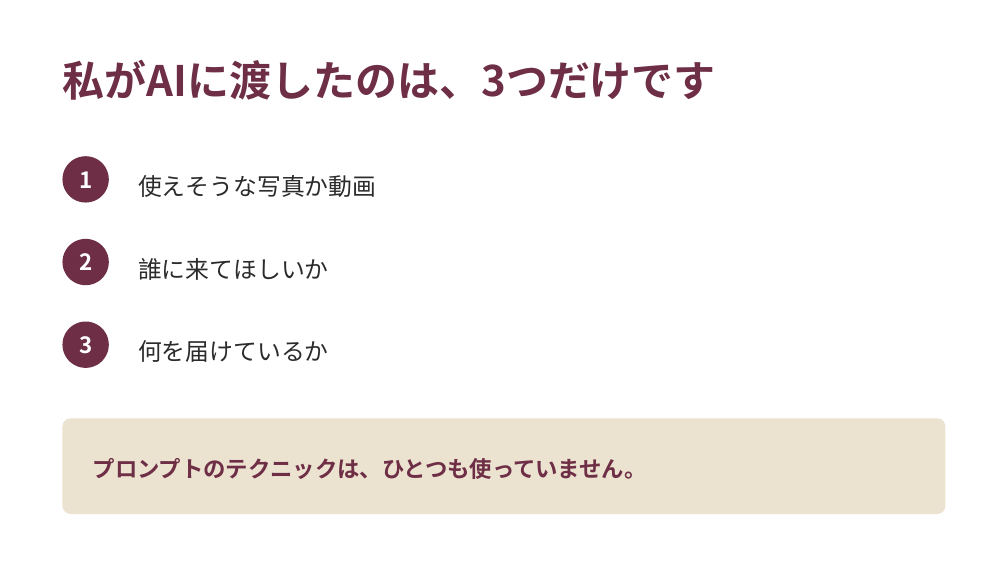
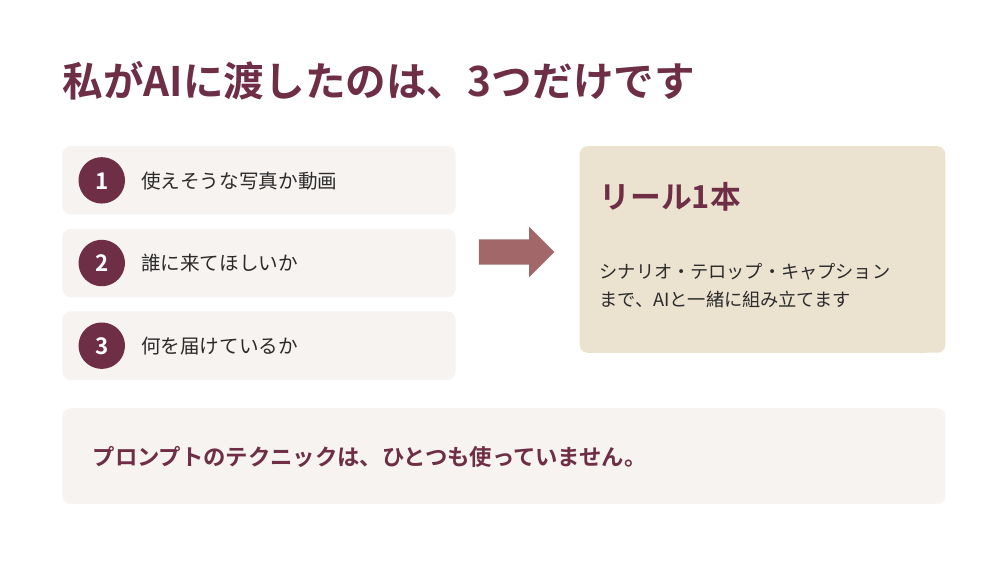
Before and after one commit to fashio17/potential-lamp, a slide deck: slide 10 of 運用/スライド/説明会_20260916.pptx. Drawn at 1008x567 pixels with LibreOffice and Linux fonts; fonts in the diff are those of the drawing. Boxes give left, top, right and bottom in pixels: in the first picture for what was removed or moved away, otherwise in the second. Text is boxed around its words. In the diff, an @@ line names an element or a change of style, - is before the commit and + after.

```diff
--- a/運用/スライド/説明会_20260916.pptx
+++ b/運用/スライド/説明会_20260916.pptx
@@ text "私がAIに渡したのは、3つだけです" at (62,61,694,100): size 30 to 29 pt @@
@@ rounded rectangle added at (62,146,456,215), fill #F7F3F1 @@
@@ rounded rectangle added at (580,146,946,353), fill #ECE2D0 @@
@@ text added at (600,182,741,211), 22 pt, text #6D2E46, bold @@
+リール1本
@@ rounded rectangle added at (62,229,456,297), fill #F7F3F1 @@
@@ right arrow added at (479,227,554,277), fill #A26769 @@
@@ text added at (600,263,891,308), 13 pt, text #2B2B2B @@
+シナリオ・テロップ・キャプション
+まで、AIと一緒に組み立てます
@@ rounded rectangle added at (62,311,456,380), fill #F7F3F1 @@
@@ 3 texts, 3 ellipses: place and size @@
-3 texts, 3 ellipses at (62,156,109,368)
+3 texts, 3 ellipses at (79,157,125,369)
@@ size 17 to 14 pt; line spacing 24pt to 1 in 3 elements at (141,171,337,190), (141,253,298,272), (141,336,298,355) @@
@@ rounded rectangle: place and size @@
-rounded rectangle at (62,418,946,514)
+rounded rectangle at (62,408,946,504)
@@ rounded rectangle at (62,408,946,504): fill #ECE2D0 to #F7F3F1 @@
@@ text "プロンプトのテクニックは、ひとつも使っていません。": place and size @@
-text "プロンプトのテクニックは、ひとつも使っていません。" at (93,458,647,479)
+text "プロンプトのテクニックは、ひとつも使っていません。" at (93,446,647,467)
```
Also in this commit, not shown: 22 other slides changed, 2 slides added, 10 other files.
